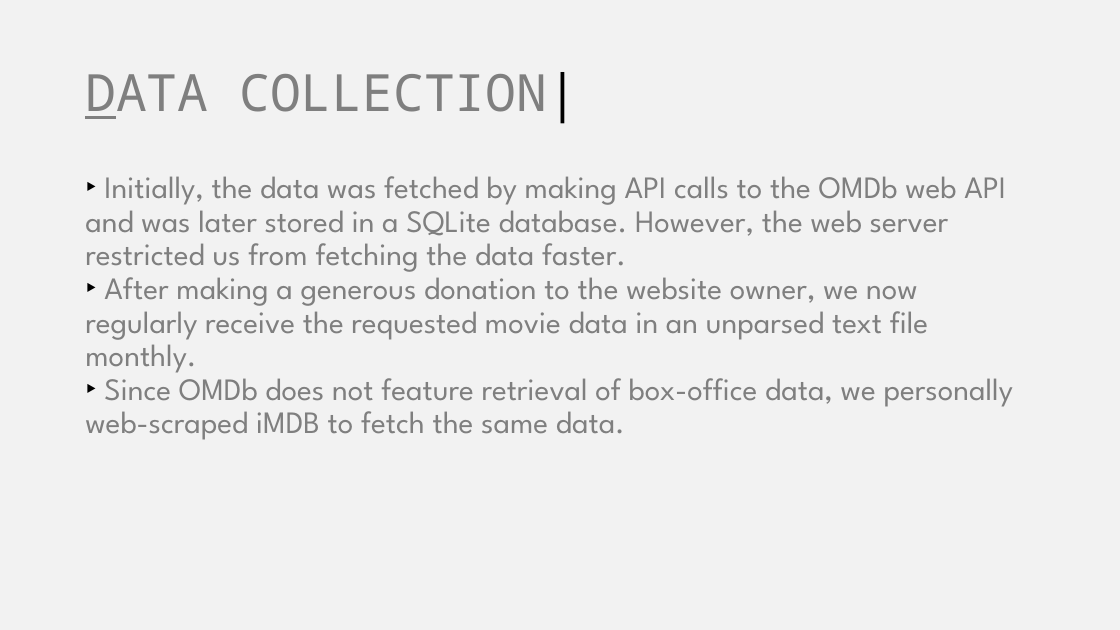
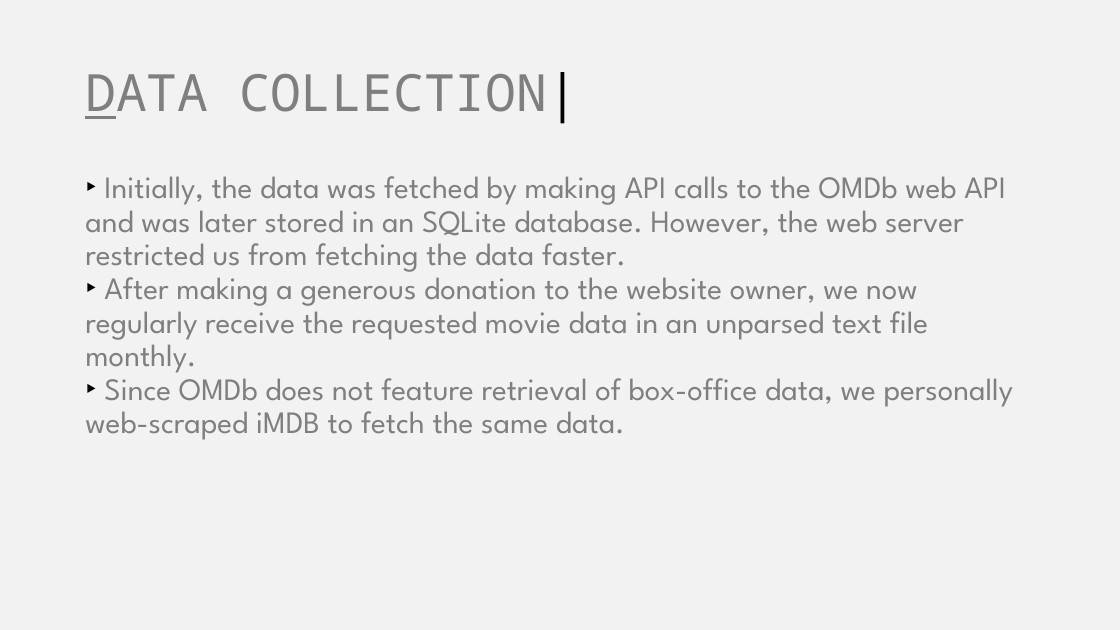
Before and after one commit to somyamohanty/Data_Dawgs, a slide deck: slide 4 of presentations/Final Presentation.pptx. Drawn at 1120x630 pixels with LibreOffice and Linux fonts; fonts in the diff are those of the drawing. Boxes give left, top, right and bottom in pixels: in the first picture for what was removed or moved away, otherwise in the second. Text is boxed around its words. In the diff, an @@ line names an element or a change of style, - is before the commit and + after.

Commit message:
Updated final presentation

```diff
--- a/presentations/Final Presentation.pptx
+++ b/presentations/Final Presentation.pptx
@@ text at [85,176,1006,272]: text changed @@
-‣ Initially, the data was fetched by making API calls to the OMDb web API and was later stored in a SQLite database. However, the web server restricted us from fetching the data faster.
+‣ Initially, the data was fetched by making API calls to the OMDb web API and was later stored in an SQLite database. However, the web server restricted us from fetching the data faster.
```
Also in this commit, not shown: 2 other slides changed.
